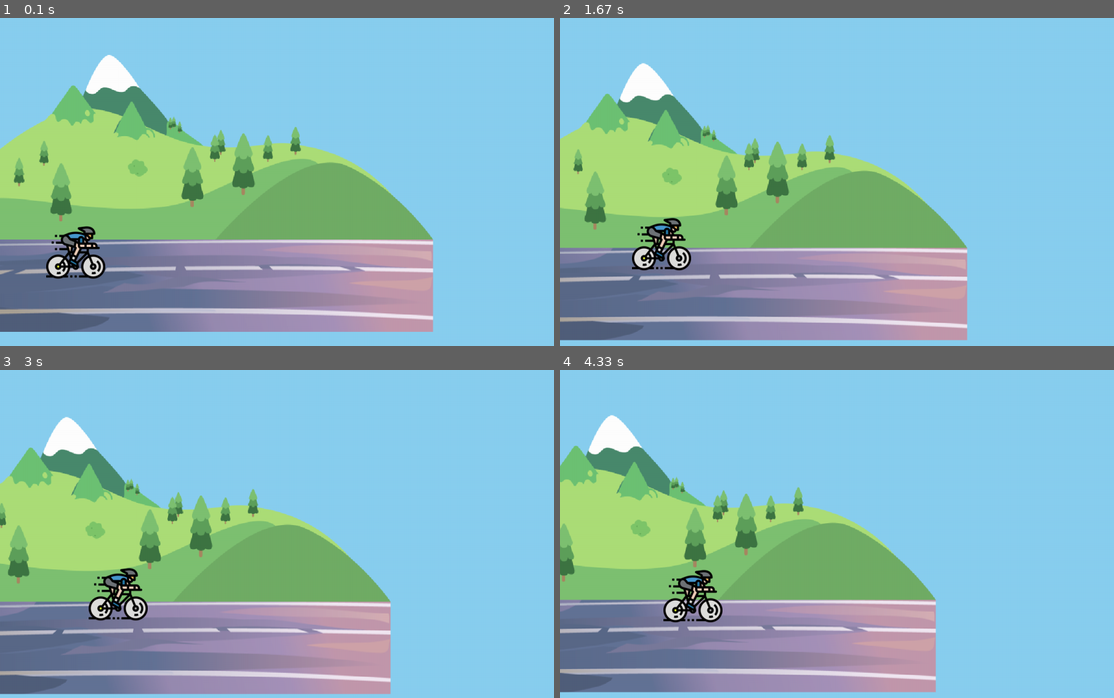
Above: before the commit, frames 1-4 (two rows, left to right).
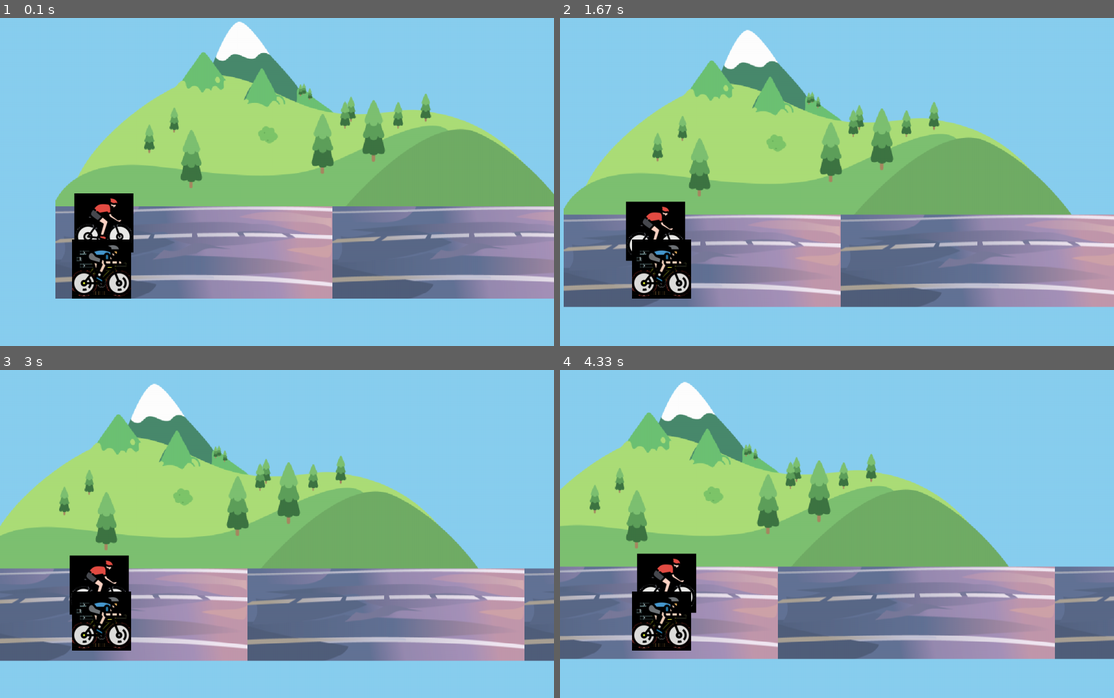
Above: after the commit, the same moments.

Repository: osrokas/first_pygame
Game: pygame game, started from main.py
Two runs of this game, one before a commit and one after it. Both use one fixed random seed, a clock stepped at 60 frames per second and the inputs below.
Inputs:
- Up to frame 1 (0.1 s): no input
- Up to frame 2 (1.67 s): hold Right 0.33-0.8 s; hold Up 0.83-1.13 s; hold Right 1.17-1.63 s
- Up to frame 3 (3 s): hold Down 1.67-1.97 s; hold Up 2-2.37 s; hold Right from 2.4 s (still down)
- Up to frame 4 (4.33 s): release Right at 3.03 s; hold Down 3.07-3.43 s; hold Right 3.47-3.93 s; hold Up 3.97-4.27 s; hold Right from 4.3 s (still down)

The runs differ from the first frame. In frame 1, 60% of the frame differs, in the area x 0-100%, y 1-96%; in frame 2, 55%; in frame 3, 54%; in frame 4, 52%.

Commit message:
collision and camera

Diff:
--- a/main.py
+++ b/main.py
@@ -1,5 +1,5 @@
 import pygame
-from models import Player, CameraGroup, Background, Display
+from models import Player, CameraGroup, Background, Display, Enemy
 import time
 from sys import exit
 
@@ -13,15 +13,14 @@
     clock = pygame.time.Clock()
     display = Display()
 
-    mountains, road = Background().return_background()
+    mountains, roads = Background().return_background()
     camera_group = CameraGroup()
 
-    # icon = pygame.image.load('assets/cycling.png')
-    # pygame.display.set_icon(icon)
+    icon = pygame.image.load('assets/cycling.png')
+    pygame.display.set_icon(icon)
 
-    player = Player('assets/racing.png',x_pos=100, y_pos=600)
-    # player = Player('assets/racing.png', x_loc=0, y_loc=0, group=camera_group)
-    # player.show_player(resize=True, factor=5)
+    player = Player('assets/racing.png',x_pos=100, y_pos=600, group=camera_group)
+    enemy = Enemy('assets/enemy.png', x_pos=100, y_pos=500, group=camera_group)
 
     # enemy = Enemy('assets/enemy.png', x_loc=100, y_loc=980, group=camera_group)
     # enemy.show_player(resize=True, factor=5)
@@ -47,13 +46,10 @@
                 exit()
 
         display.run_display(screen=screen)
-            # screen.blit(blue_back, [0,0])
-            # print(back)
-            # backgorund = background.return_surface(screen=screen)
         player.control()
-        camera_group.sprites_draw(player, road=road, mountains=mountains)
-        player.movement(screen=screen)
-
+        camera_group.sprites_draw(player, road=roads, mountains=mountains)
+        # player.movement(screen=screen)
+        enemy.movement()
         # if player.rect.centery < 840:
         #     player.control(2.0,0.0,2.0)
         # elif player.rect.centery > 1020:
@@ -90,7 +86,7 @@
         # pygame.draw.rect(screen, (255, 0, 0), player.rect)
         # screen.blit(background, [0,0])
         # camera_group.sprites_draw(player)
-
+        print(player.rect.colliderect(enemy.rect))
         pygame.display.update()
         clock.tick(60)
 
--- a/models.py
+++ b/models.py
@@ -2,55 +2,39 @@
 from typing import Optional
 from pygame.locals import *
 import random
-
-
 
 class Player(pygame.sprite.Sprite):
     """
     The class describes all parameters and actions of player.
     """
 
-    def __init__(self, img, x_pos, y_pos) -> None:
+    def __init__(self, img, x_pos, y_pos, group) -> None:
 
-        super().__init__()
-        self.img = pygame.image.load(img).convert_alpha()
-        self.rect = self.img.get_rect()
-        self.rect.x = x_pos
-        self.rect.y = y_pos
+        super().__init__(group)
+        # self.img = pygame.image.load(img).convert_alpha()
+        self.img = pygame.image.load(img).convert()
+        self.rect = self.img.get_rect(midbottom = (x_pos, y_pos) )
+
     # def control(self, speed_lr:float, speed_up: float, speed_down: float):
     def control(self):
+        """
+        The method defines control of player.
+        """
         pressed_key = pygame.key.get_pressed()
 
         if pressed_key[K_RIGHT]:
-            self.rect.x+= 1
+            self.rect.x+= 2
         if pressed_key[K_UP]:
             self.rect.y+= -1
         if pressed_key[K_DOWN]:
             self.rect.y+= +1
 
     def movement(self, screen : pygame.Surface):
+        """
+        The method defines movement of player.
+        """
 
         screen.blit(self.img, (self.rect.x, self.rect.y))
-
-    def show_player(self, resize: bool, factor: Optional[int] = 1):
-
-        if resize == True:
-            width = self.img.get_rect().width
-            height = self.img.get_rect().height
-            self.img = pygame.transform.scale(self.img, (width/factor, height/factor))
-
-        else:
-            self.img = self.img
-
-    # def control(self, speed_lr:float, speed_up: float, speed_down: float):
-    #     pressed_key = pygame.key.get_pressed()
-
-    #     if pressed_key[K_RIGHT]:
-    #         self.rect.move_ip(speed_lr, 0)
-    #     if pressed_key[K_UP]:
-    #         self.rect.move_ip(0, -speed_up)
-    #     if pressed_key[K_DOWN]:
-    #         self.rect.move_ip(0, speed_down)
 
     # def collider(self, bonus_point):
 
@@ -61,32 +45,25 @@
 
 
 
-# class Enemy(pygame.sprite.Sprite):
-#     """
-#     The class describes all parameters and actions of enemy.
-#     """
-#     def __init__(self, img, x_loc, y_loc, group) -> None:
+class Enemy(pygame.sprite.Sprite):
+    """
+    The class describes all parameters and actions of enemy.
+    """
 
-#         #Initialzaing parent class
-#         super().__init__(group)
+    #Initialzaing parent class
+    def __init__(self, img, x_pos, y_pos, group) -> None:
 
-#         self.img = pygame.image.load(img)
+        super().__init__(group)
+        # self.img = pygame.image.load(img).convert_alpha()
+        self.img = pygame.image.load(img).convert()
+        self.rect = self.img.get_rect(midbottom = (x_pos, y_pos) )
 
-#         self.rect = self.img.get_rect()
-#         self.rect.center = (x_loc, y_loc)
+    def movement(self):
+        """
+        The method describes enemy movement.
+        """
 
-#     def show_player(self, resize: bool, factor: Optional[int] = 1):
-
-#         if resize == True:
-#             width = self.img.get_rect().width
-#             height = self.img.get_rect().height
-#             self.img = pygame.transform.scale(self.img, (width/factor, height/factor))
-#         else:
-#             self.img = self.img
-
-#     def update_position(self):
-
-#         self.rect.move_ip(1.1, 0)
+        self.rect.move_ip(1.2, 0)
 
 
 # class Bonus(pygame.sprite.Sprite):
@@ -119,31 +96,40 @@
 
 
 class CameraGroup(pygame.sprite.Group):
+    """
+    The class describes game camera.
+    """
 
     def __init__(self):
         super().__init__()
         self.display_surface = pygame.display.get_surface()
-
-        # camera offset
         self.offset = pygame.math.Vector2(0,0)
-        self.half_w = self.display_surface.get_size()[0] / 1000
+        self.half_w = self.display_surface.get_size()[0] / 10
         self.half_h = self.display_surface.get_size()[1]
 
+    def center_target_camera(self, target):
+        """
 
-    def center_target_camera(self, target):
+        """
 
-        self.offset.x = target.rect.centerx - self.half_w
-        self.offset.y = target.rect.centery - self.half_h
+        self.offset.x = target.rect.centerx - self.half_w - 100
+        self.offset.y = target.rect.centery - self.half_h + 200
 
     def sprites_draw(self, player, road, mountains):
+        """
+        Draw sprites on the screen and controls camera movement.
+        """
 
         self.center_target_camera(player)
         ground_offset = (0,0) - self.offset
-        self.display_surface.blit(road, (0,400) + ground_offset),
+        lap = 0
+        for value in road:
+            self.display_surface.blit(value, (lap,400) + ground_offset)
+            lap+=600
         self.display_surface.blit(mountains, ground_offset)
         for sprite in sorted(self.sprites(), key = lambda sprite: sprite.rect.centery):
             offset_pos = sprite.rect.topleft - self.offset
-            # self.display_surface.blit(road, offset_pos)
+            self.display_surface.blit(sprite.img, offset_pos)
 
 
 class Display(pygame.sprite.Sprite):
@@ -152,7 +138,6 @@
         super().__init__()
         self.display_surf = pygame.Surface((1200, 900))
         self.display_surf.fill((137, 207, 240))
-
 
     def run_display(self, screen : pygame.Surface ):
 
@@ -169,16 +154,18 @@
             self.mountains_surf = pygame.transform.scale(self.mountains_surf, (1100, 400))
 
             self.road_surf = pygame.image.load('assets/road.png').convert_alpha()
-            self.road_surf = pygame.transform.scale(self.road_surf, (1100, 200))
+            self.road_surf = pygame.transform.scale(self.road_surf, (600, 200))
 
-            self.road_surf_rect = self.road_surf.get_rect()
-            self.road_surf_rect.y = 200
-            self.road_surf_rect.x = 100
-
-            print(self.road_surf_rect.x)
         def return_background(self):
 
-            return self.mountains_surf, self.road_surf
+            roads = []
+            i = 0
+            while i < 10:
+                self.road_surf_copy = self.road_surf.copy()
+                roads.append(self.road_surf_copy)
+                i+=1
+
+            return self.mountains_surf, roads
 
         # def create_group(self):
 
Not shown, changed: README.md
Renamed: assets/temp/cycling.png -> assets/cycling.png
